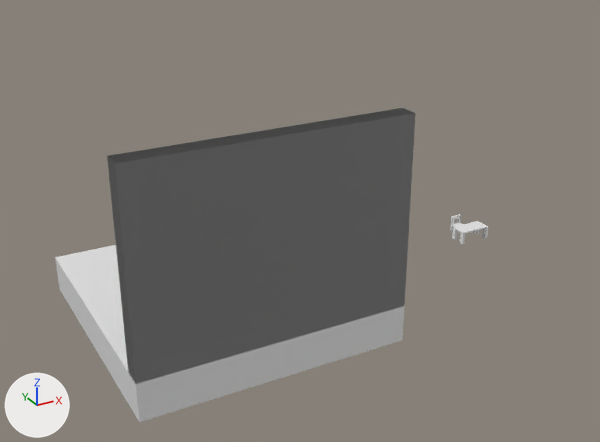
One commit to the Blender file Szakdolgozat_Galgoczki_Norbert/Assets/Blender/room_stuff.blend: the scene before it, then after it.
Rendered twice from a 50 mm camera at (-15.2, -36.5, 21.7) aimed at (4.6, -0.5, 3.7). Every picture has the same lights, and +X, +Y and +Z are marked at lower left.

Objects in the first picture: 'floor', 'wall'.
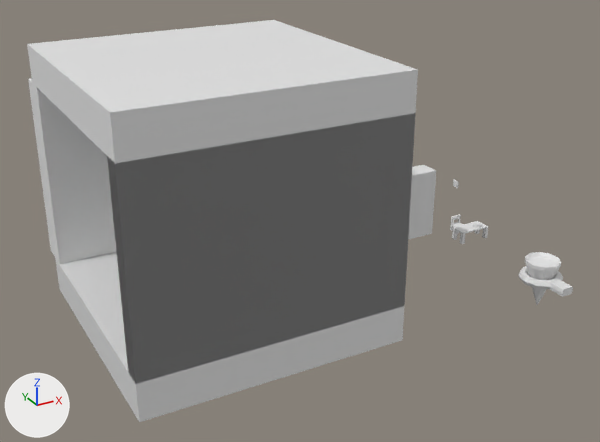
The change, as a list of edits to the scene's bpy script:
```text
Add me_cone:
    me_cone.from_pydata(...)  # 97 vertices, 96 faces; spans x -1.27..1.23, y -2.09..1.17, z -3.27..-0.3
Add me_cube_004:
    me_cube_004.from_pydata(...)  # 54 vertices, 39 faces; spans x -1.0..1.0, y -1.0..1.0, z -1.0..1.0
Change ob_roof:
    remove ob_roof.hide_set(True)
Add ob_torch:
    ob_torch = bpy.data.objects.new('torch', me_cone)
    ob_torch.location = (17.0, -6.29, 1.19)
Add ob_szekrény:
    ob_szekrény = bpy.data.objects.new('szekrény', me_cube_002.copy())  # the mesh of ob_roof
    ob_szekrény.location = (12.55, 0.0, 3.0)
    ob_szekrény.scale = (1.0, 0.6, 2.0)
Add ob_door:
    ob_door = bpy.data.objects.new('door', me_cube_004)
    ob_door.location = (0.0, 7.0, 6.0)
    ob_door.scale = (7.0, 1.0, 5.0)
```

What differs and where, as boxes [x1, y1, x2, y2] in the pictures (600 x 442 px):
'roof', shown: after [27, 20, 418, 163]
'door', added: after [28, 78, 116, 264]
'szekrény', added: after [408, 165, 436, 239]
'torch', added: after [518, 252, 573, 305]
